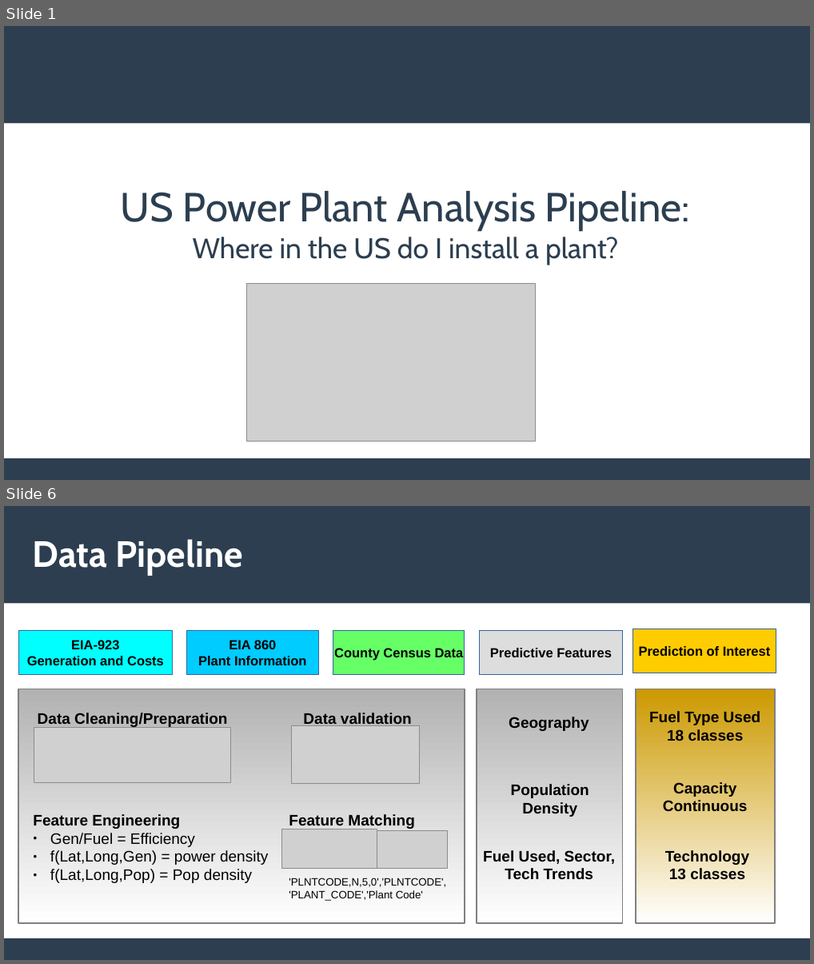
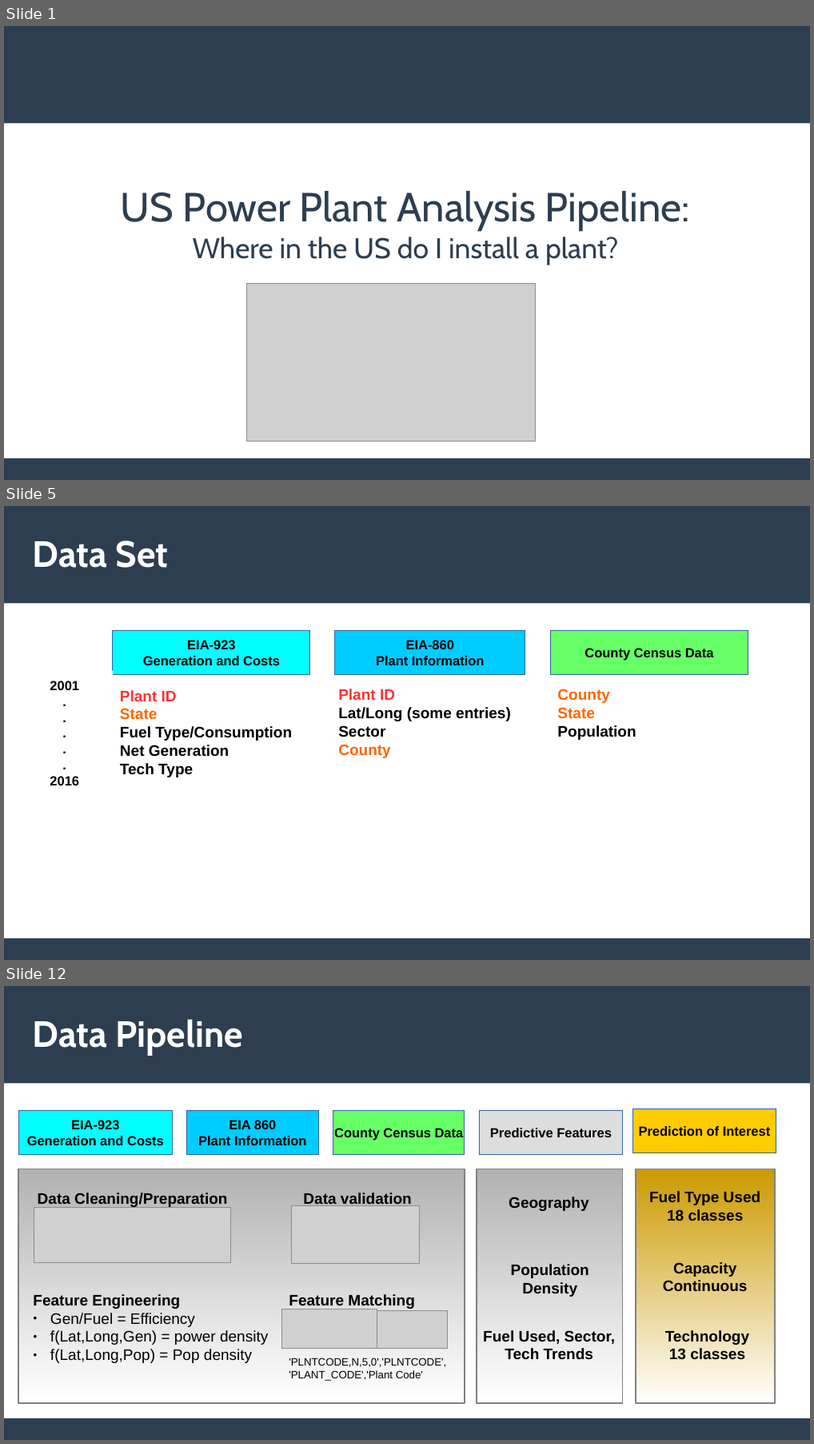
Before and after one commit to riggsb2/US-power-plants, a slide deck: Images/Pitch Presentation.odp. Shown one above the other, each under a label of ours: slides 1 and 6 before the commit, slides 1, 5 and 12 after it; the slides between them are not shown. The pictures are 814x964 and 814x1444 pixels, drawn with LibreOffice and Linux fonts; fonts in the diff are those of the drawing; grey boxes stand for pictures. Boxes give left, top, right and bottom in pixels: in the first picture for what was removed or moved away, otherwise in the second. Text is boxed around its words. In the diff, an @@ line names an element or a change of style, - is before the commit and + after.

```diff
--- a/Images/Pitch Presentation.odp
+++ b/Images/Pitch Presentation.odp
@@ slide 5 added at (x1=4, y1=506, x2=810, y2=960), background #FFFFFF; not listed: 2 template elements that a slide beside it also shows @@
@@ title added at (x1=33, y1=540, x2=169, y2=568), 36 pt, text #FFFFFF, bold @@
+Data Set
@@ rectangle added at (x1=113, y1=630, x2=310, y2=674), fill #00FFFF, outline #3465A4 0 pt, 13 pt, text #000000, bold @@
+EIA-923
+Generation and Costs
@@ rectangle added at (x1=335, y1=630, x2=526, y2=674), fill #00CCFF, outline #3465A4 0 pt, 13 pt, text #000000, bold @@
+EIA-860
+Plant Information
@@ rectangle added at (x1=551, y1=630, x2=749, y2=674), fill #66FF66, outline #3465A4 0 pt, 13 pt, text #000000, bold @@
+County Census Data
@@ rectangle added at (x1=17, y1=671, x2=112, y2=794), outline #FFFFFF 1.5 pt, 13 pt, text #000000, bold @@
+2001
+.
+.
+.
+.
+.
+2016
@@ text added at (x1=120, y1=690, x2=292, y2=777), 15 pt, text #000000, bold @@
+Plant ID
+State
+Fuel Type/Consumption
+Net Generation
+Tech Type
@@ text added at (x1=338, y1=688, x2=511, y2=758), 15 pt, text #000000, bold @@
+Plant ID
+Lat/Long (some entries)
+Sector
+County
@@ text added at (x1=558, y1=688, x2=636, y2=740), 15 pt, text #FF6600, bold @@
+County
+State
+Population
@@ what was slide 6 is now slide 12 @@
```
Also in this commit, not shown: 4 slides changed, 6 other slides added, 7 other files.
